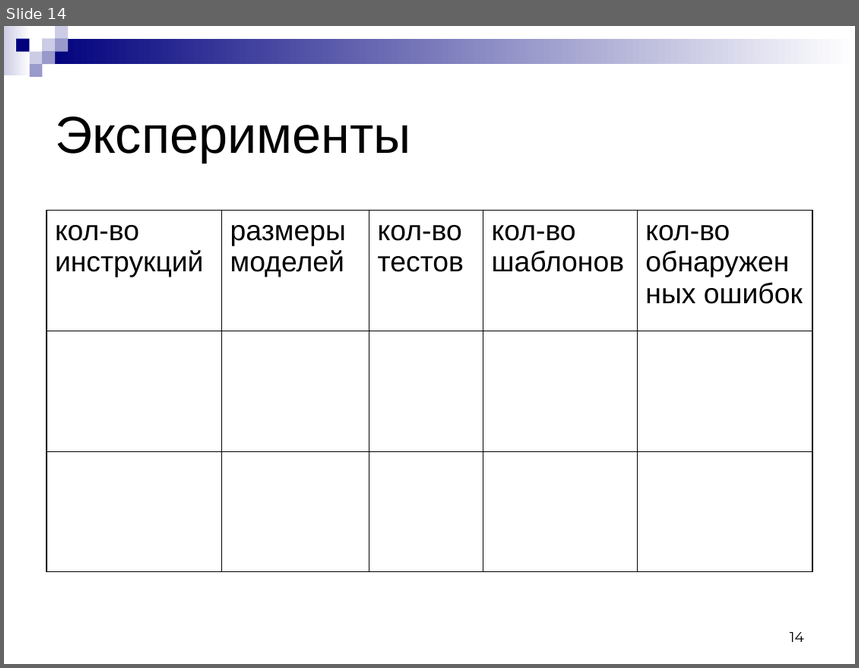
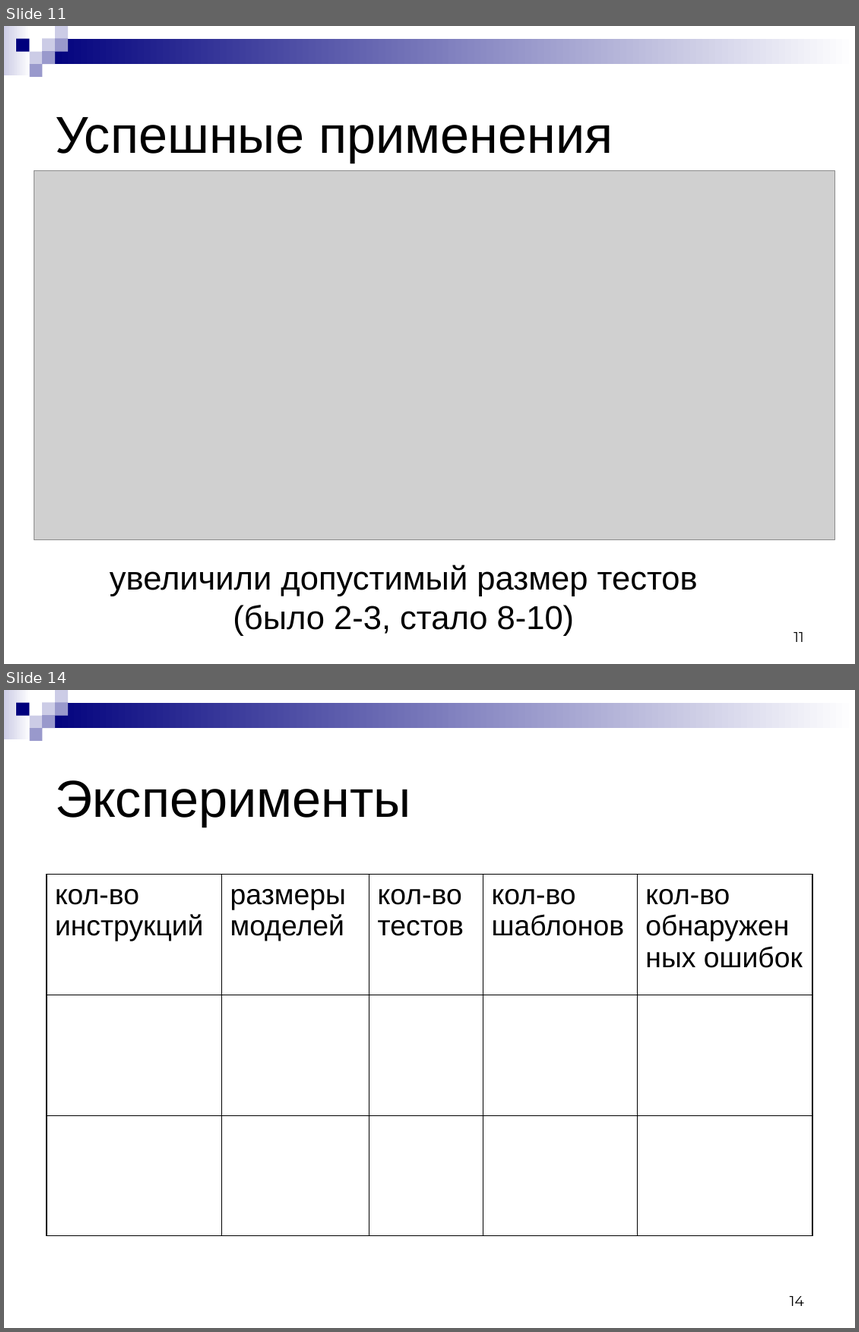
Before and after one commit to kornevgen/tesla-project, a slide deck: papers/LomoRead-2010/lomonosov-talk.ppt. Shown one above the other, each under a label of ours: slide 14 before the commit, slides 11 and 14 after it; the slides between them are not shown. The pictures are 859x668 and 859x1332 pixels, drawn with LibreOffice and Linux fonts; fonts in the diff are those of the drawing; grey boxes stand for pictures. Boxes give left, top, right and bottom in pixels: in the first picture for what was removed or moved away, otherwise in the second. Text is boxed around its words. In the diff, an @@ line names an element or a change of style, - is before the commit and + after.

```diff
--- a/papers/LomoRead-2010/lomonosov-talk.ppt
+++ b/papers/LomoRead-2010/lomonosov-talk.ppt
@@ slide 11 added at [4, 26, 855, 664], background #FFFFFF; not listed: 9 template elements that a slide beside it also shows @@
@@ title added at [55, 117, 613, 162], 44 pt, text #000000 @@
+Успешные применения
@@ picture added at [34, 170, 835, 540] @@
@@ text added at [110, 565, 698, 636], 28 pt, text #000000 @@
+увеличили допустимый размер тестов
+(было 2-3, стало 8-10)
@@ page number added at [794, 632, 804, 642], 12 pt, text #000000 @@
+11
```
Also in this commit, not shown: 5 slides changed, 2 other slides added, 3 slides removed.
